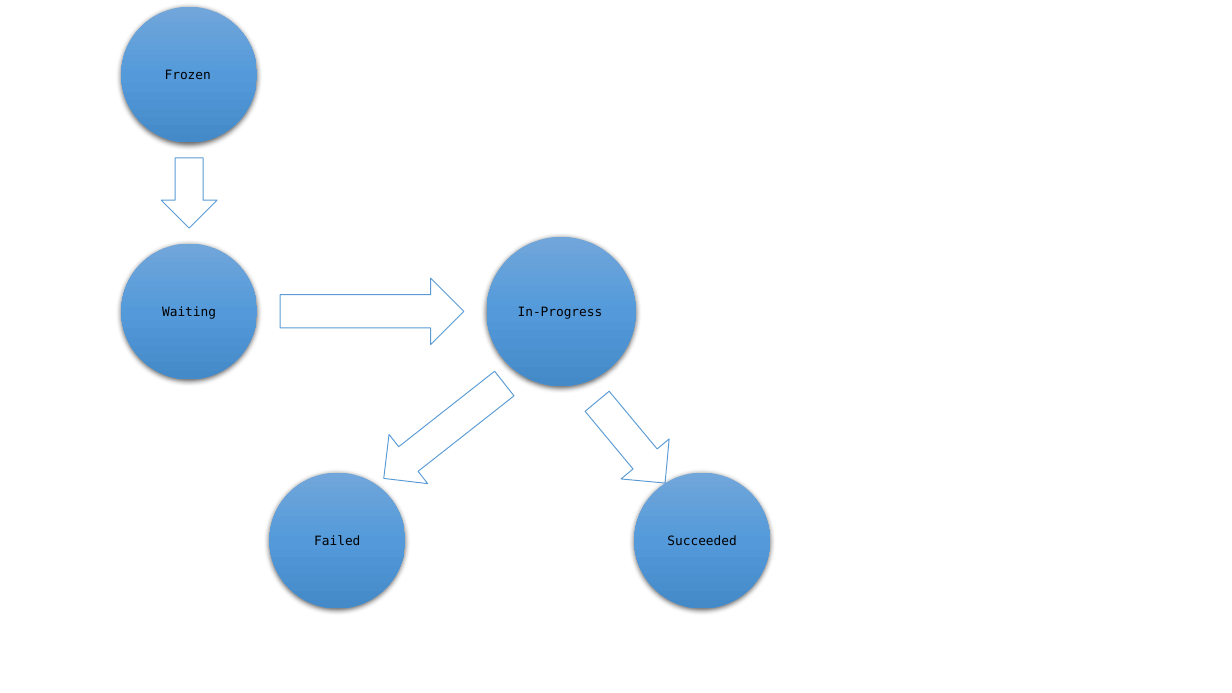
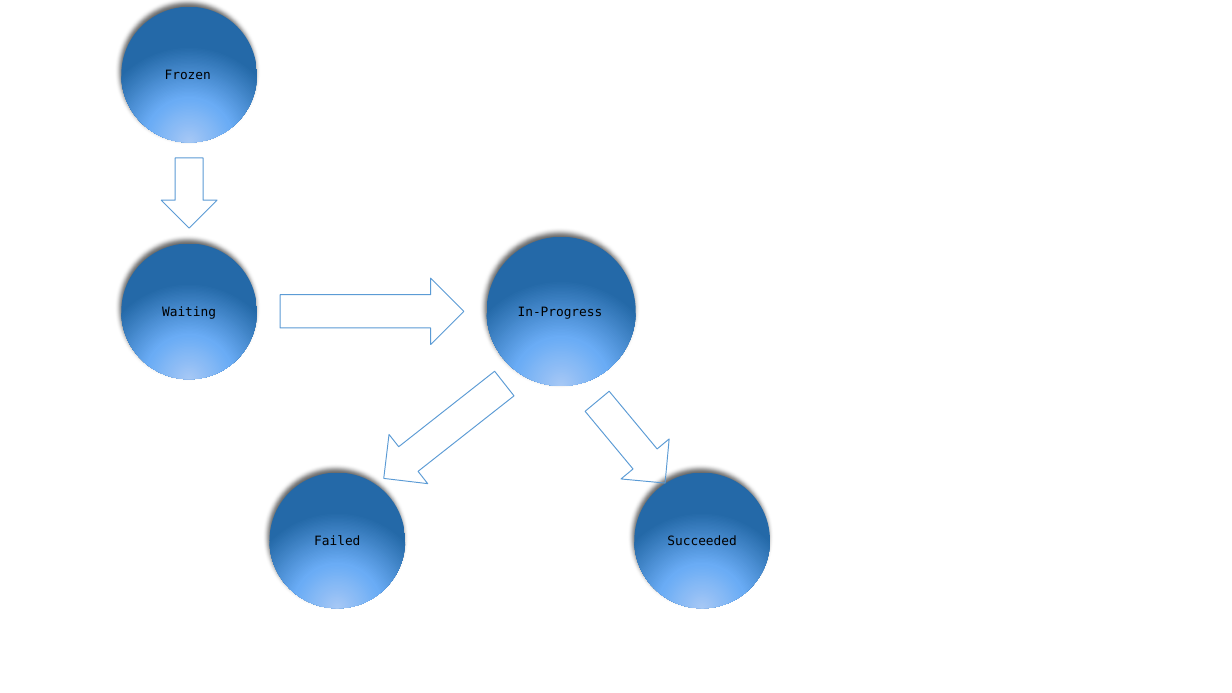
Before and after one commit to httpmail/ice, a slide deck: slide 23 of docs.pptx (slide 18 before the commit). Drawn at 1232x693 pixels with LibreOffice and Linux fonts; fonts in the diff are those of the drawing. Boxes give left, top, right and bottom in pixels: in the first picture for what was removed or moved away, otherwise in the second. Text is boxed around its words. In the diff, an @@ line names an element or a change of style, - is before the commit and + after.

```diff
--- a/docs.pptx
+++ b/docs.pptx
@@ fill gradient #71A6DB to #559BDB to #448ACA to gradient #A6C9F6 to #6AACF6 to #2569A8; shadow changed in 5 elements at (121,6,257,142), (121,244,257,380), (487,237,636,385), (270,472,406,608), (634,472,770,608) @@
```
Also in this commit, not shown: 11 other slides changed, 8 slides added, 5 slides removed, 17 other files.
